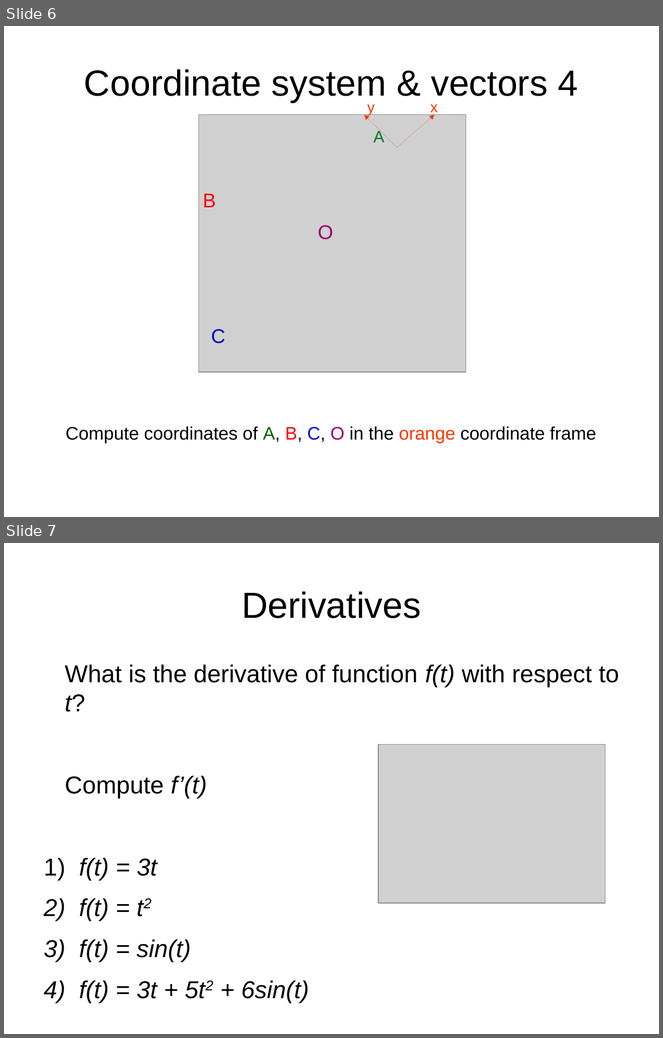
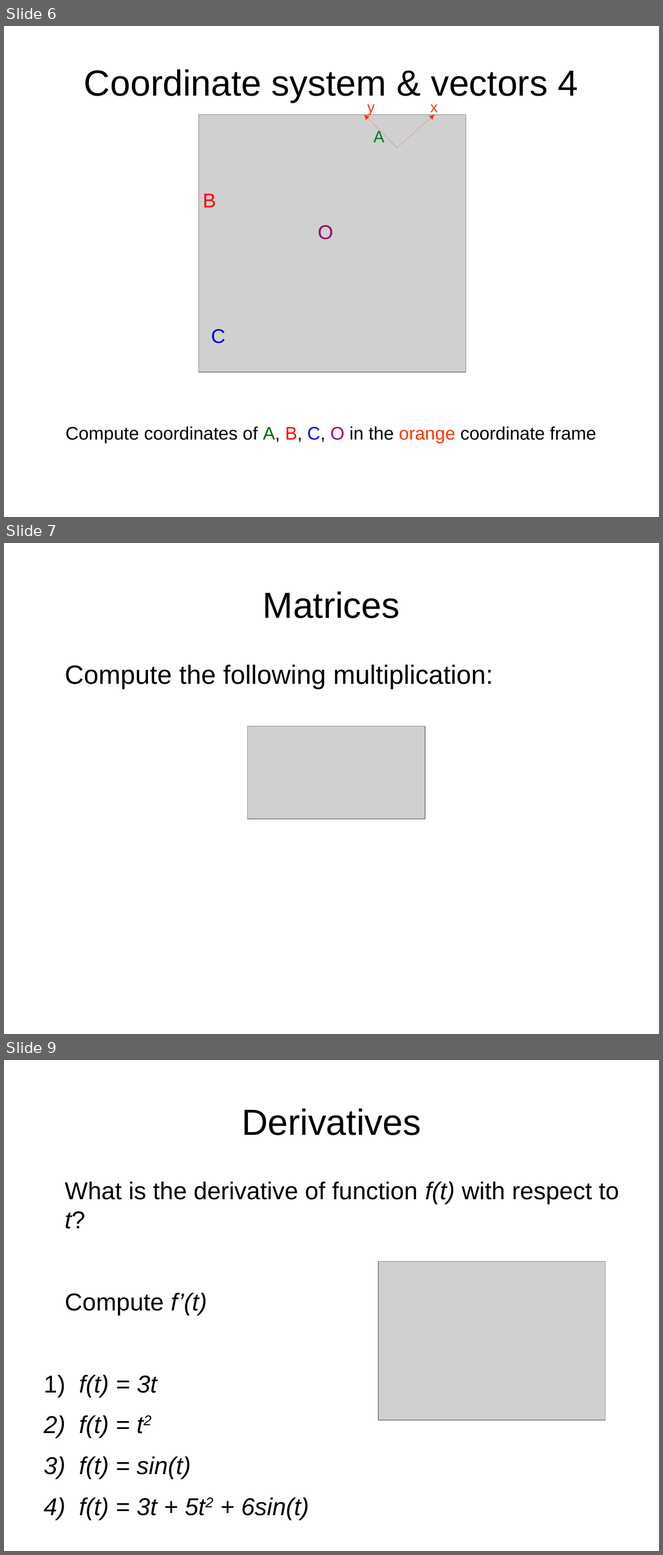
Before and after one commit to maivincent/MISE_presentations, a slide deck: 2_Maths_physics.odp. Shown one above the other, each under a label of ours: slides 6 and 7 before the commit, slides 6, 7 and 9 after it; the slides between them are not shown. The pictures are 663x1038 and 663x1555 pixels, drawn with LibreOffice and Linux fonts; fonts in the diff are those of the drawing; grey boxes stand for pictures. Boxes give left, top, right and bottom in pixels: in the first picture for what was removed or moved away, otherwise in the second. Text is boxed around its words. In the diff, an @@ line names an element or a change of style, - is before the commit and + after.

```diff
--- a/2_Maths_physics.odp
+++ b/2_Maths_physics.odp
@@ slide 7 added at [4,543,659,1034], background #FFFFFF @@
@@ title added at [263,591,400,618], 44 pt, text #000000 @@
+Matrices
@@ text added at [65,665,493,690], 32 pt, text #000000 @@
+Compute the following multiplication:
@@ picture added at [248,726,426,819] @@
@@ what was slide 7 is now slide 9 @@
```
Also in this commit, not shown: 1 other slide added.
